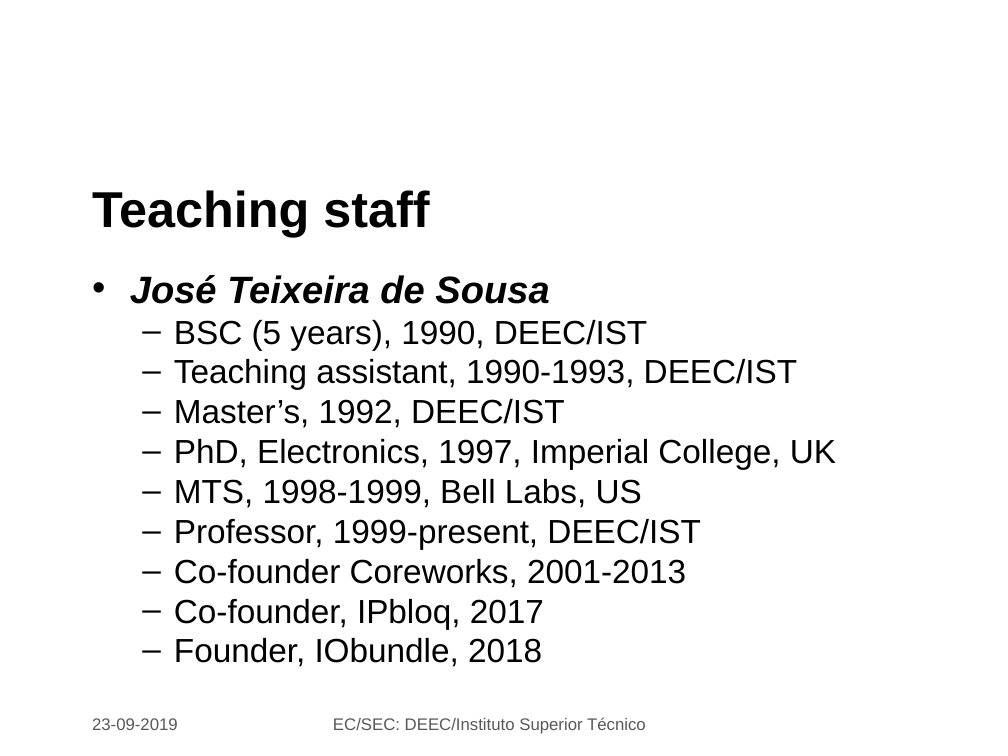
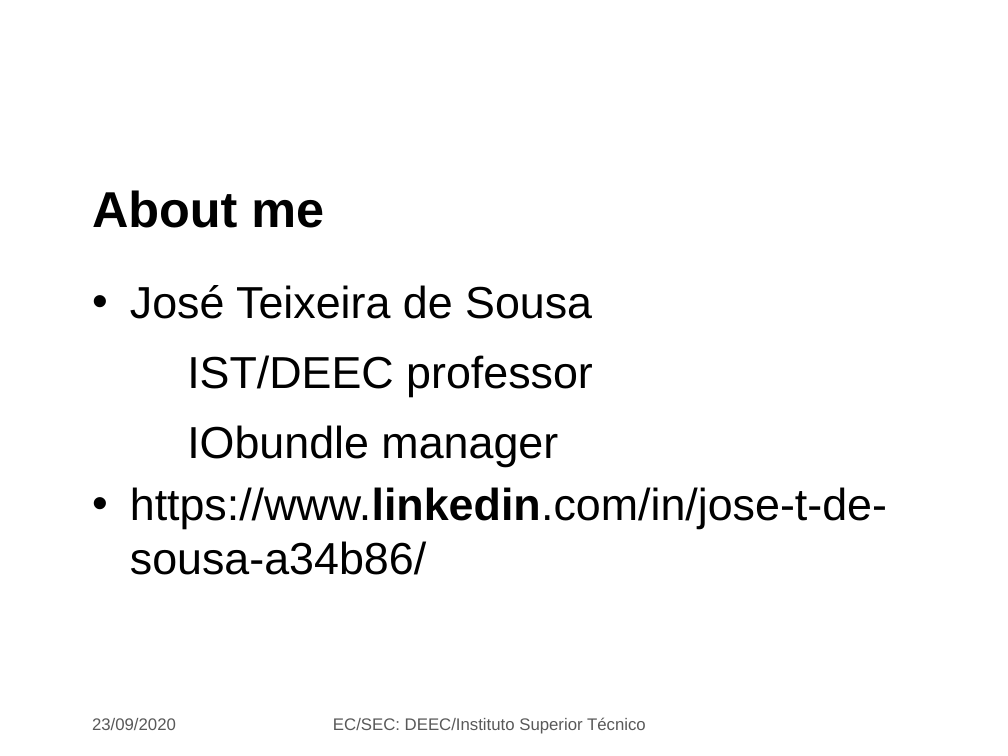
Before and after one commit to jjts/ist-sec, a slide deck: slide 3 of lectures/l1_intro/l1.odp (slide 2 before the commit). Drawn at 1008x756 pixels with LibreOffice and Linux fonts; fonts in the diff are those of the drawing; background and template pictures are left out. Boxes give left, top, right and bottom in pixels: in the first picture for what was removed or moved away, otherwise in the second. Text is boxed around its words. In the diff, an @@ line names an element or a change of style, - is before the commit and + after.

Commit message:
update lectures 1 and 2

```diff
--- a/lectures/l1_intro/l1.odp
+++ b/lectures/l1_intro/l1.odp
@@ title at (92, 190, 324, 228): text changed @@
-Teaching staff
+About me
@@ text at (130, 285, 592, 319): size 27.2 to 32 pt, bold off, italic off in "José Teixeira de Sousa"; line spacing 0.8 to 1 @@
@@ text at (130, 355, 887, 575): text changed; size 23.8 to 32 pt @@
-  – BSC (5 years), 1990, DEEC/IST
-  – Teaching assistant, 1990-1993, DEEC/IST
-  – Master’s, 1992, DEEC/IST
-  – PhD, Electronics, 1997, Imperial College, UK
-  – MTS, 1998-1999, Bell Labs, US
-  – Professor, 1999-present, DEEC/IST
-  – Co-founder Coreworks, 2001-2013
-  – Co-founder, IPbloq, 2017
-  – Founder, IObundle, 2018
+  − IST/DEEC professor
+  − IObundle manager
+• https://www.linkedin.com/in/jose-t-de-sousa-a34b86/
@@ text at (92, 718, 176, 730): text changed @@
-23-09-2019
+23/09/2020
```
Also in this commit, not shown: 9 other slides changed, 10 slides added, 2 slides removed, 10 other files.
